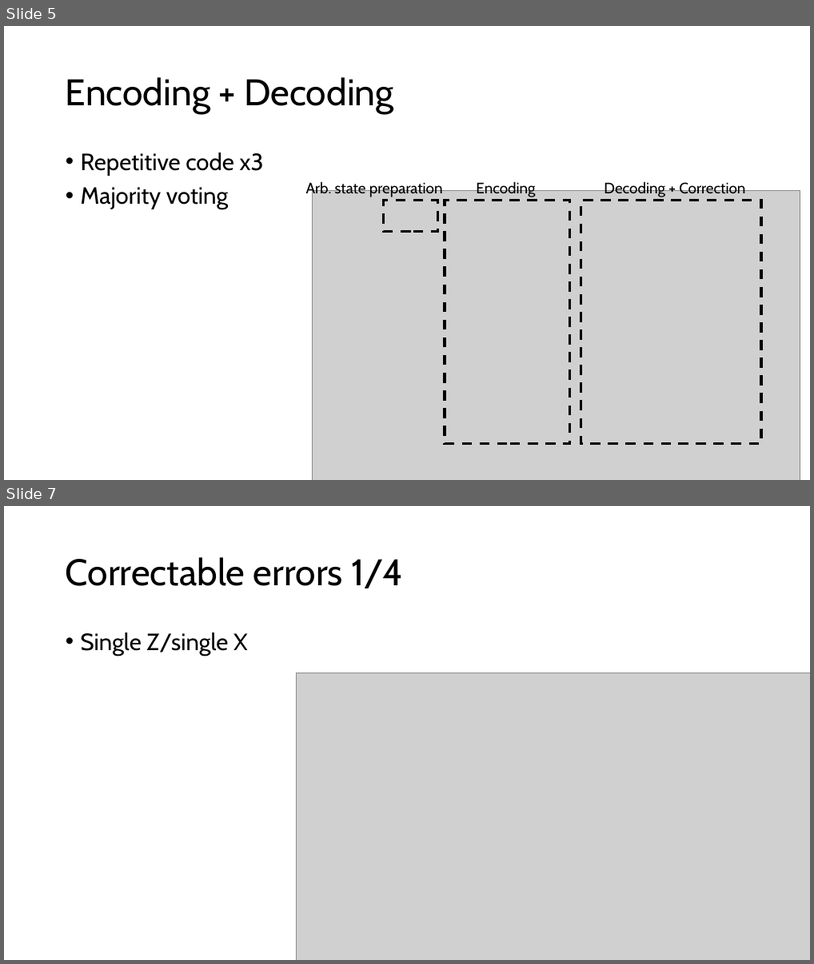
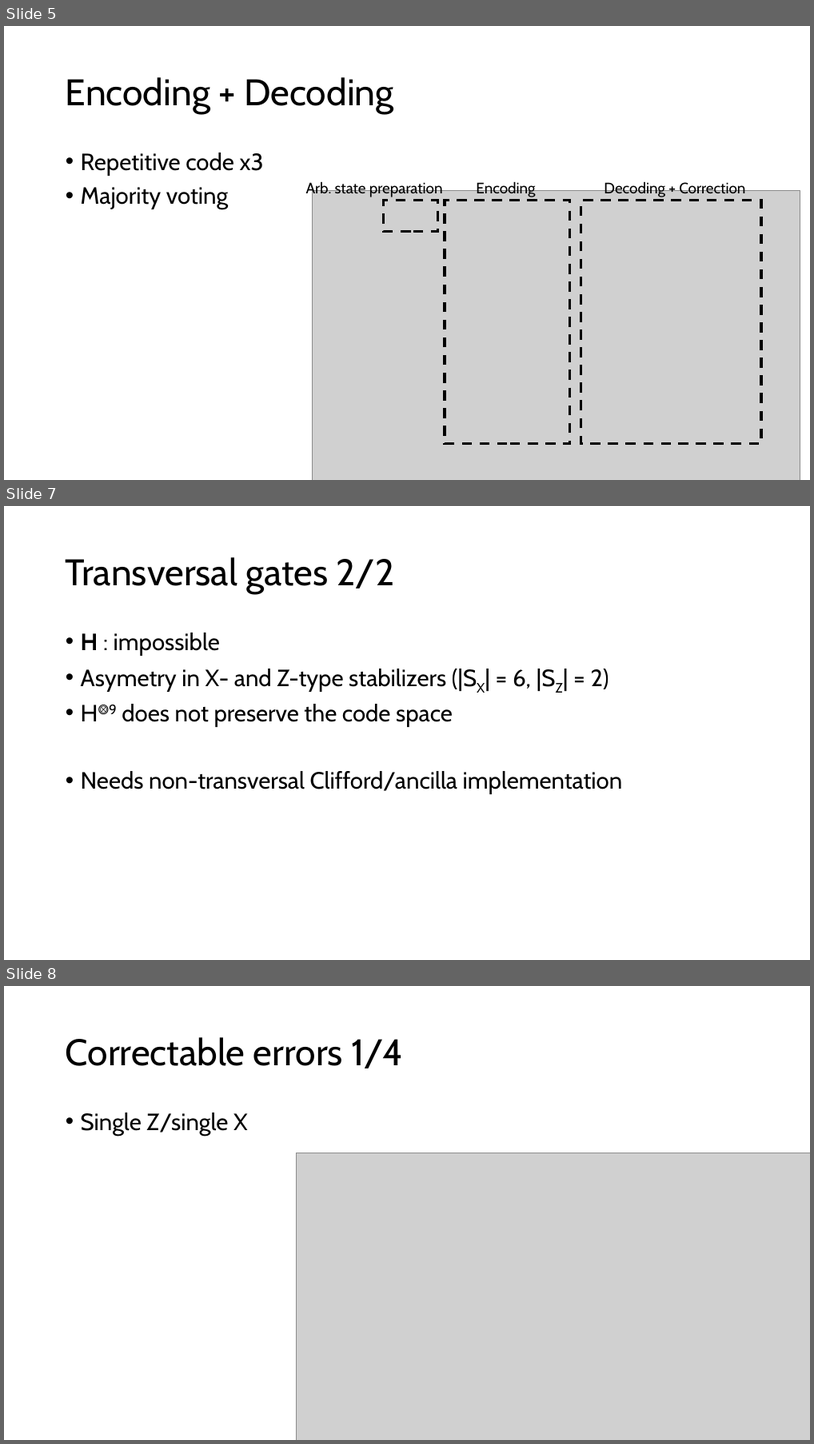
Before and after one commit to ngusarov/Shors-code, a slide deck: Shor_algo_presentation_Gusarov.pptx. Shown one above the other, each under a label of ours: slides 5 and 7 before the commit, slides 5, 7 and 8 after it; the slides between them are not shown. The pictures are 814x964 and 814x1444 pixels, drawn with LibreOffice and Linux fonts; fonts in the diff are those of the drawing; grey boxes stand for pictures. Boxes give left, top, right and bottom in pixels: in the first picture for what was removed or moved away, otherwise in the second. Text is boxed around its words. In the diff, an @@ line names an element or a change of style, - is before the commit and + after.

Commit message:
fixed transversal gates issue

```diff
--- a/Shor_algo_presentation_Gusarov.pptx
+++ b/Shor_algo_presentation_Gusarov.pptx
@@ slide 7 added at box(4, 506, 810, 960), background #FFFFFF @@
@@ title added at box(66, 557, 395, 594), 44 pt, text #000000 @@
+Transversal gates 2/2
@@ text added at box(81, 632, 623, 794), 28 pt, text #000000 @@
+• H : impossible
+• Asymetry in X- and Z-type stabilizers (|SX| = 6, |SZ| = 2)
+• H⨷9 does not preserve the code space
+• Needs non-transversal Clifford/ancilla implementation
@@ what was slide 7 is now slide 8 @@
```
Also in this commit, not shown: 1 other slide added, 1 slide removed, 2 other files.
